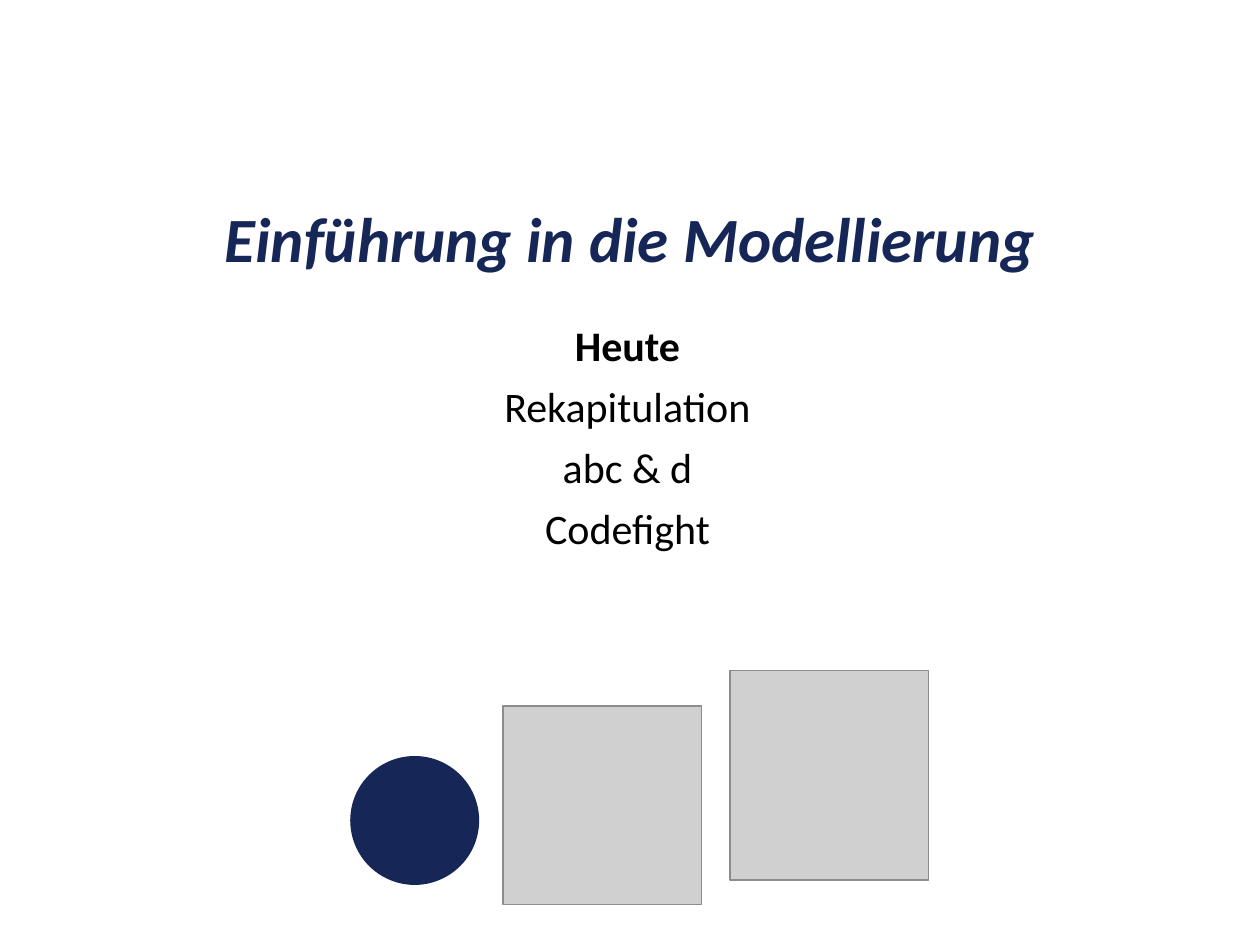
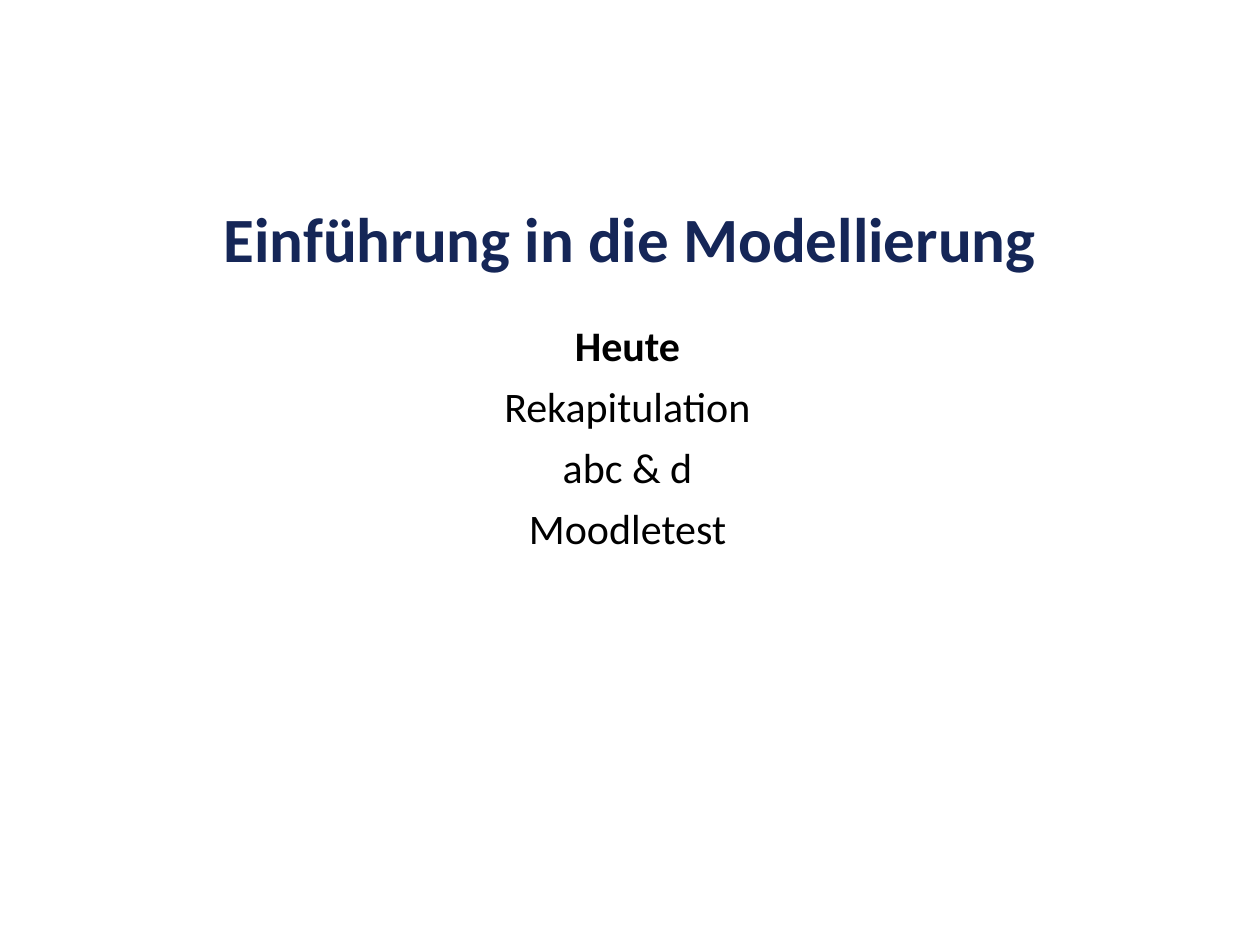
Before and after one commit to heistermann/Einf_Modellierung, a slide deck: slide 2 of Termin_5/folien/UebungModellierung#5.odp (slide 3 before the commit). Drawn at 1260x945 pixels with LibreOffice and Linux fonts; fonts in the diff are those of the drawing; grey boxes stand for pictures. Boxes give left, top, right and bottom in pixels: in the first picture for what was removed or moved away, otherwise in the second. Text is boxed around its words. In the diff, an @@ line names an element or a change of style, - is before the commit and + after.

```diff
--- a/Termin_5/folien/UebungModellierung#5.odp
+++ b/Termin_5/folien/UebungModellierung#5.odp
@@ text "Einführung in die Modellierung" at box(224, 217, 1035, 273): italic off @@
@@ text at box(529, 514, 726, 545): text changed @@
-Codefight
+Moodletest
@@ picture removed at box(730, 670, 927, 879) @@
@@ picture removed at box(503, 706, 702, 905) @@
@@ ellipse removed at box(350, 756, 479, 885) @@
```
Also in this commit, not shown: 8 other slides changed, 1 slide removed, 21 other files.
